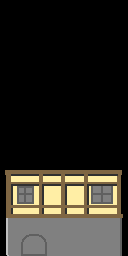
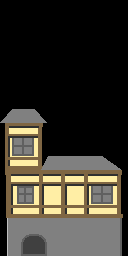
Layer changes from the first (128, 256) image to the second:
added layer "Roof" above "Floor3" over [0, 109, 121, 170]
added layer "Floor3" above "Floor1" over [5, 122, 44, 170]
painted on "Floor1" over [6, 218, 9, 256]
painted on "Foundation" over [23, 236, 45, 254]
